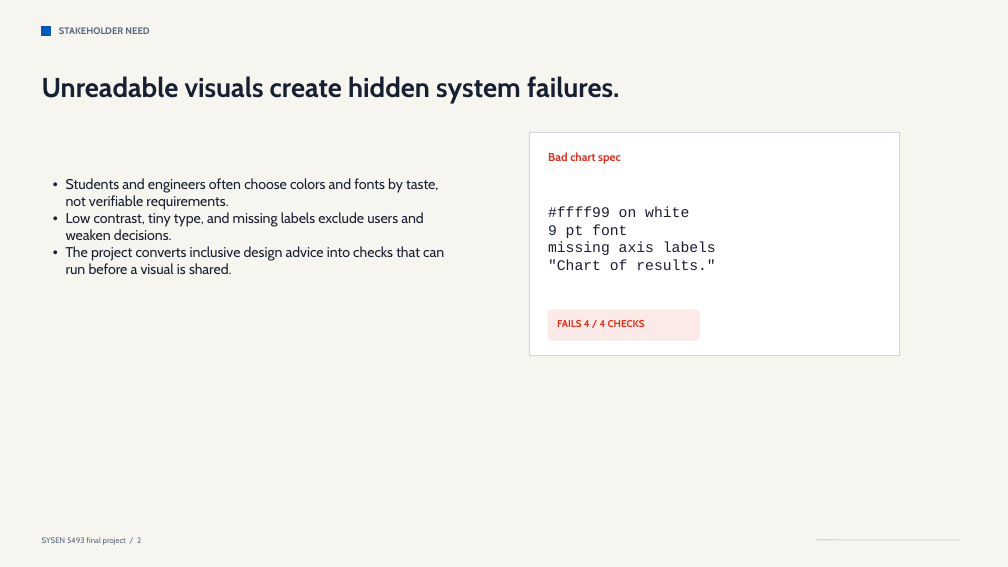
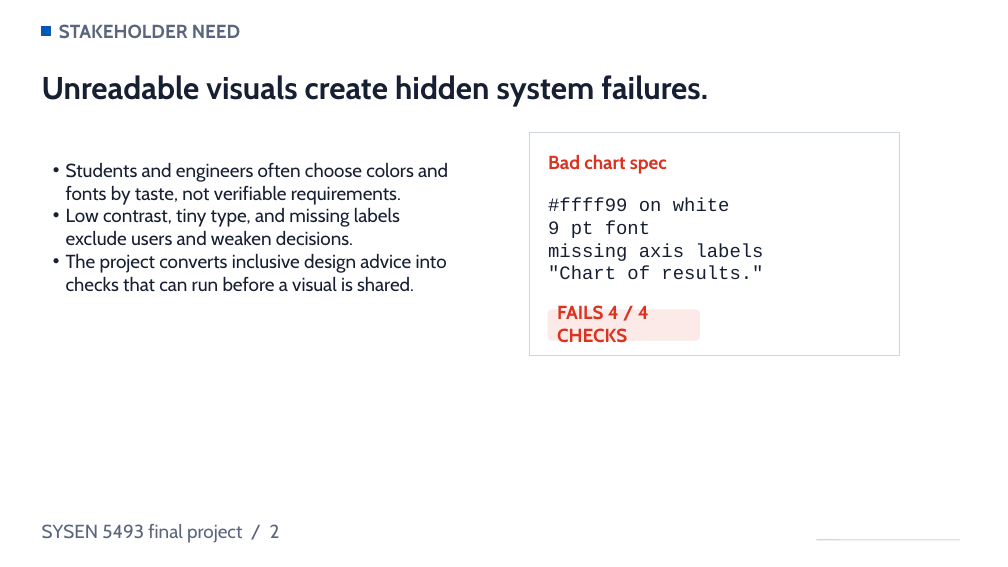
Before and after one commit to JiayiG-design/sysen5493-final, a slide deck: slide 2 of presentation/ChartAccess_Audit_SYSEN5493_Final.pptx. Drawn at 1008x567 pixels with LibreOffice and Linux fonts; fonts in the diff are those of the drawing. Boxes give left, top, right and bottom in pixels: in the first picture for what was removed or moved away, otherwise in the second. Text is boxed around its words. In the diff, an @@ line names an element or a change of style, - is before the commit and + after.

Commit message:
docs(presentation): enlarge text and use white backgrounds

```diff
--- a/presentation/ChartAccess_Audit_SYSEN5493_Final.pptx
+++ b/presentation/ChartAccess_Audit_SYSEN5493_Final.pptx
@@ background #F7F5EF to #FFFFFF @@
@@ text "STAKEHOLDER NEED" at [59,24,240,38]: size 9 to 18 pt @@
@@ text "Unreadable visuals create hidden system ..." at [42,75,708,106]: size 26 to 30 pt @@
@@ text "Students and engineers often choose ..." at [66,163,448,292]: size 13.5 to 18 pt @@
@@ text "Bad chart spec" at [548,155,667,174]: size 11 to 18 pt @@
@@ text "#ffff99 on white" at [548,198,764,279]: size 14 to 18 pt @@
@@ text "FAILS 4 / 4 CHECKS" at [557,305,649,342]: size 9.5 to 18 pt @@
@@ text "SYSEN 5493 final project / ...": place and size @@
-text "SYSEN 5493 final project / ..." at [42,537,141,545]
+text "SYSEN 5493 final project / ..." at [42,524,280,543]
@@ text "SYSEN 5493 final project / ..." at [42,524,280,543]: size 7.5 to 18 pt @@
```
Also in this commit, not shown: 9 other slides changed.
